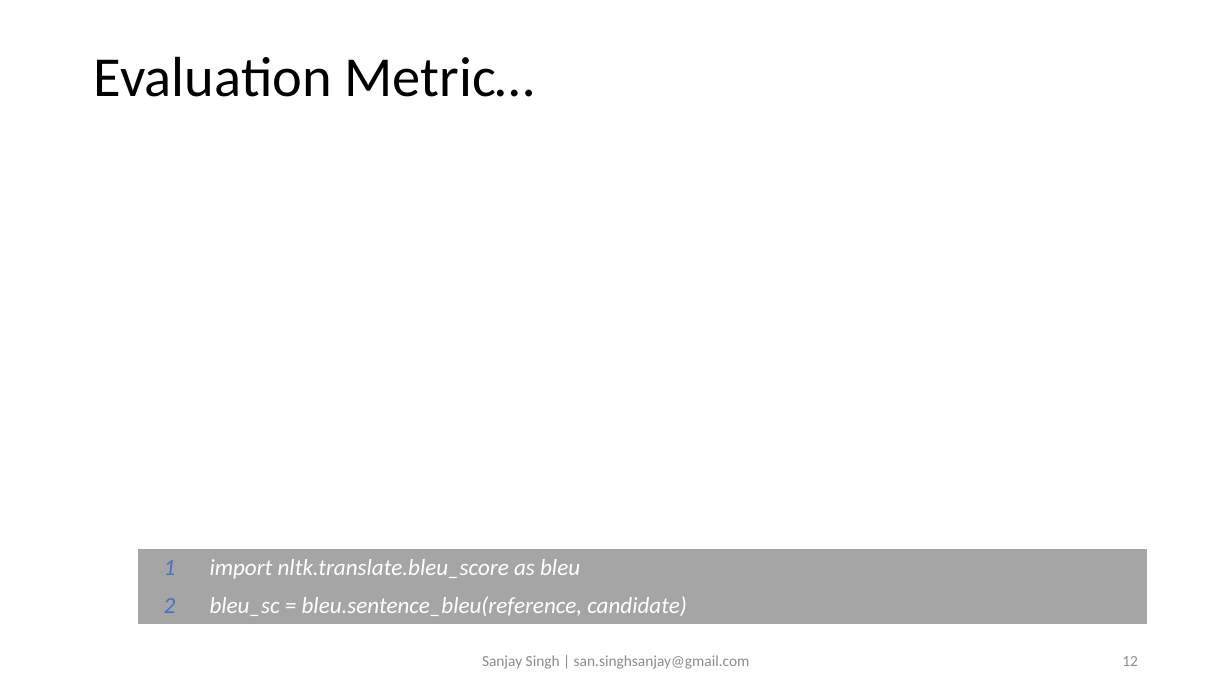
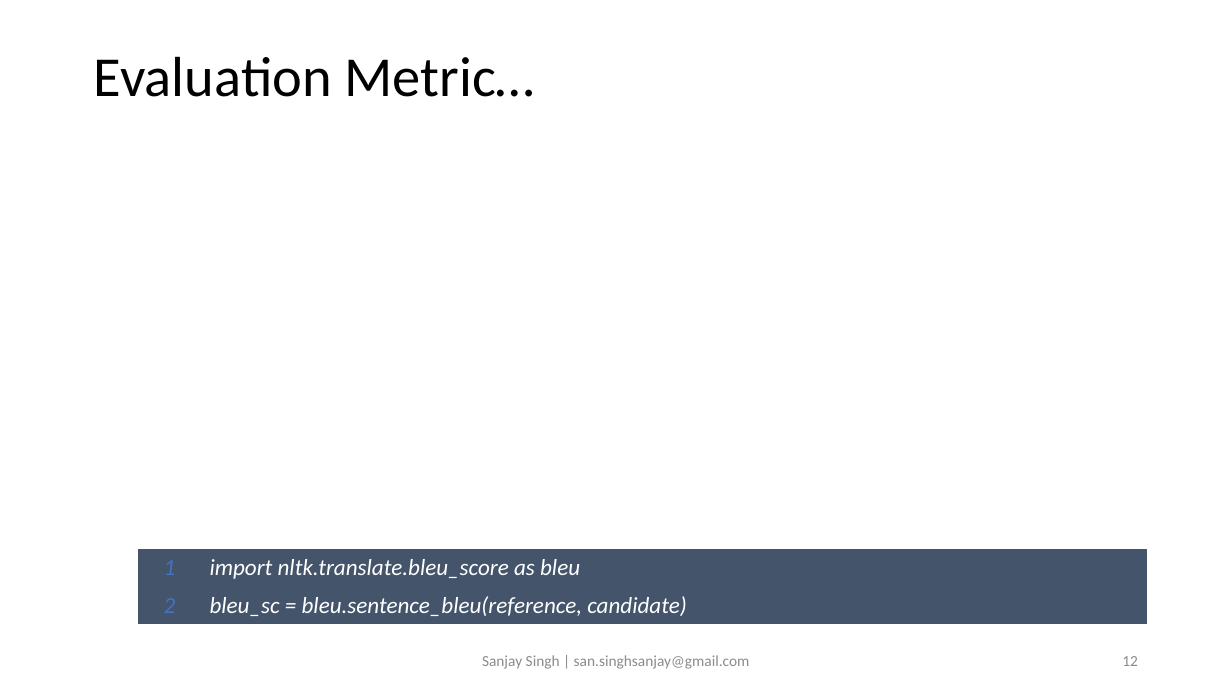
Before and after one commit to sansinghsanjay/Flickr8k_ImageCaptioning, a slide deck: slide 12 of readme.pptx. Drawn at 1232x693 pixels with LibreOffice and Linux fonts; fonts in the diff are those of the drawing; grey boxes stand for pictures. Boxes give left, top, right and bottom in pixels: in the first picture for what was removed or moved away, otherwise in the second. Text is boxed around its words. In the diff, an @@ line names an element or a change of style, - is before the commit and + after.

```diff
--- a/readme.pptx
+++ b/readme.pptx
@@ table at [139, 549, 1148, 624] @@
@@ fill #A5A5A5 to #44546A in 4 cells @@
```
Also in this commit, not shown: 5 other slides changed, 4 slides added, 1 other file.
